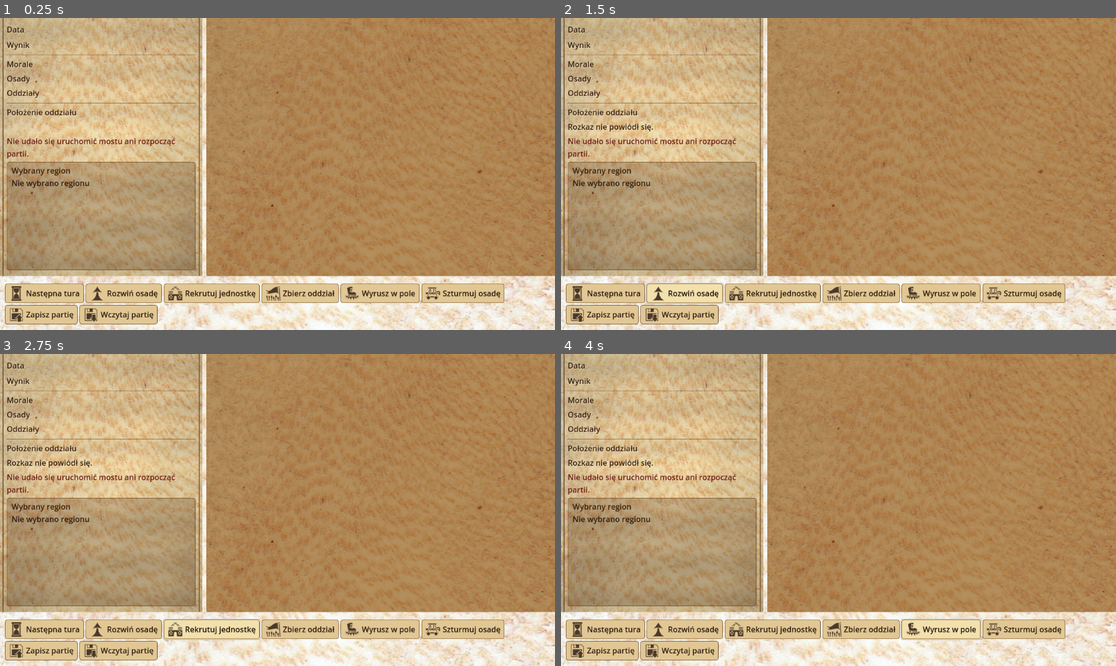
Above: before the commit, frames 1-4 (two rows, left to right).
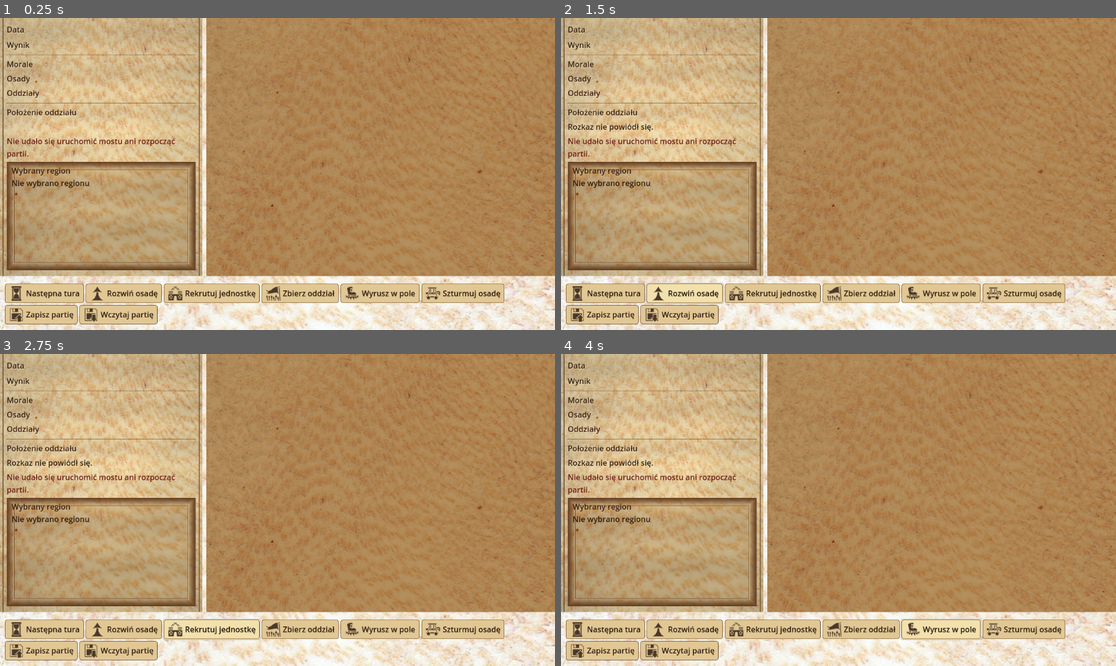
Above: after the commit, the same moments.

Repository: sochiera/total-battle-brothers-for-wesnoth
Game: Godot game, scene res://scenes/main.tscn
Two runs of this game, one before a commit and one after it. Both use one fixed random seed, a clock stepped at 60 frames per second and the inputs below.
Inputs:
- Up to frame 1 (0.25 s): no input
- Up to frame 2 (1.5 s): click "Następna tura" at 0.5 s; click "Rozwiń osadę" at 1.25 s
- Up to frame 3 (2.75 s): click "Rekrutuj jednostkę" at 2 s
- Up to frame 4 (4 s): click "Zbierz oddział" at 2.75 s; click "Wyrusz w pole" at 3.5 s

The runs differ from the first frame. In frame 1, 3.1% of the frame differs, in the area x 1-36%, y 46-81%; in frame 2, 3.1%; in frame 3, 3.1%; in frame 4, 3.1%.

Commit message:
feat: G102.1c [GRAFIKA] — panel wybranego regionu ma teksturowaną ramę

Diff:
--- a/game/scenes/main.tscn
+++ b/game/scenes/main.tscn
@@ -17,22 +17,6 @@
 [ext_resource type="Texture2D" path="res://assets/icon_save.png" id="11_save_icon"]
 [ext_resource type="Texture2D" path="res://assets/icon_load.png" id="12_load_icon"]
 
-[sub_resource type="StyleBoxFlat" id="StyleBoxFlat_selected_region"]
-bg_color = Color(0.28, 0.18, 0.1, 0.28)
-border_width_left = 1
-border_width_top = 1
-border_width_right = 1
-border_width_bottom = 1
-border_color = Color(0.42, 0.28, 0.14, 0.75)
-corner_radius_top_left = 4
-corner_radius_top_right = 4
-corner_radius_bottom_right = 4
-corner_radius_bottom_left = 4
-content_margin_left = 10.0
-content_margin_top = 6.0
-content_margin_right = 10.0
-content_margin_bottom = 6.0
-
 [node name="Main" type="Control"]
 layout_mode = 3
 anchors_preset = 15
@@ -308,7 +292,6 @@
 custom_minimum_size = Vector2(0, 124)
 layout_mode = 2
 size_flags_vertical = 3
-theme_override_styles/panel = SubResource("StyleBoxFlat_selected_region")
 
 [node name="SelectedRegionContent" type="VBoxContainer" parent="MainLayout/ContentRow/StatusControls/StatusCardContent/SelectedRegionPanel"]
 layout_mode = 2
--- a/game/scripts/main.gd
+++ b/game/scripts/main.gd
@@ -19,6 +19,10 @@
 # Reuses strategic_map_background.png until a dedicated window sheet exists.
 const WINDOW_BACKGROUND_NODE := "StrategicWindowBackground"
 const WINDOW_BACKGROUND_RES := "res://assets/strategic_map_background.png"
+# G102.1c: textured frame for the selection readout (not StyleBoxFlat).
+const SELECTED_REGION_PANEL_NODE := "SelectedRegionPanel"
+const SELECTED_REGION_PANEL_RES := "res://assets/selected_region_panel.png"
+const SELECTED_REGION_EMPTY_PL := "Nie wybrano regionu"
 # G101.1c: visible ResultLabel value cells (row key is ResultKeyLabel).
 const RESULT_VALUE_BY_CODE := {
 	"ongoing": "gra trwa",
@@ -39,6 +43,7 @@
 
 func _ready() -> void:
 	_ensure_strategic_window_background()
+	_ensure_selected_region_panel_frame()
 	_default_march_label = %MarchButton.text
 	_apply_order_button_state_styles()
 	_sync_order_controls_minimum_size()
@@ -60,6 +65,38 @@
 	bg.mouse_filter = Control.MOUSE_FILTER_IGNORE
 	bg.expand_mode = TextureRect.EXPAND_IGNORE_SIZE
 	bg.stretch_mode = TextureRect.STRETCH_KEEP_ASPECT_COVERED
+
+
+func _ensure_selected_region_panel_frame() -> void:
+	## Install the canonical parchment StyleBoxTexture on SelectedRegionPanel.
+	## Single construction site (not main.tscn): non-tileable crop uses STRETCH
+	## on both axes; margins stay here so scene and runtime cannot drift (G102.1c).
+	var panel := find_child(SELECTED_REGION_PANEL_NODE, true, false) as PanelContainer
+	if panel == null:
+		return
+	var texture: Texture2D = load(SELECTED_REGION_PANEL_RES) as Texture2D
+	if texture == null:
+		return
+	panel.add_theme_stylebox_override(
+		"panel", _make_selected_region_panel_style(texture)
+	)
+
+
+func _make_selected_region_panel_style(texture: Texture2D) -> StyleBoxTexture:
+	var style := StyleBoxTexture.new()
+	style.texture = texture
+	style.content_margin_left = 10.0
+	style.content_margin_top = 6.0
+	style.content_margin_right = 10.0
+	style.content_margin_bottom = 6.0
+	style.texture_margin_left = 18.0
+	style.texture_margin_top = 14.0
+	style.texture_margin_right = 18.0
+	style.texture_margin_bottom = 14.0
+	# Crop is not a seamless 9-slice tile; stretch the border regions instead.
+	style.axis_stretch_horizontal = StyleBoxTexture.AXIS_STRETCH_MODE_STRETCH
+	style.axis_stretch_vertical = StyleBoxTexture.AXIS_STRETCH_MODE_STRETCH
+	return style
 
 
 func _order_action_buttons() -> Array[Button]:
@@ -399,7 +436,6 @@
 	# Hierarchical panel rows inside SelectedRegionPanel; hidden
 	# SelectedRegionDetailsLabel outside the panel mirrors joined text for
 	# older e2e/march probes that still read a single multiline string.
-	const EMPTY_PL := "Nie wybrano regionu"
 	var selected_region: Dictionary = _find_selected_region(regions)
 	var detail_rows: Array[Label] = [
 		%SelectedRegionNameLabel,
@@ -411,10 +447,10 @@
 	var empty_label: Label = %SelectedRegionEmptyLabel
 
 	if selected_region.is_empty():
-		empty_label.text = EMPTY_PL
+		empty_label.text = SELECTED_REGION_EMPTY_PL
 		empty_label.visible = true
 		_set_selected_region_detail_rows(detail_rows, [])
-		details_mirror.text = EMPTY_PL
+		details_mirror.text = SELECTED_REGION_EMPTY_PL
 		return
 
 	var row_texts: Array[String] = _selected_region_detail_row_texts(selected_region)
--- a/game/tests/selected_region_panel_probe.gd
+++ b/game/tests/selected_region_panel_probe.gd
@@ -233,12 +233,20 @@
 	var panel: Node = scene_root.find_child("SelectedRegionPanel", true, false)
 	if panel != null:
 		var joined: String = _join_label_texts(panel)
+		var background_path := ""
+		if panel is PanelContainer:
+			var panel_style: StyleBox = (panel as PanelContainer).get_theme_stylebox("panel")
+			if panel_style is StyleBoxTexture:
+				var panel_texture: Texture2D = (panel_style as StyleBoxTexture).texture
+				if panel_texture != null:
+					background_path = panel_texture.resource_path
 		return {
 			"found": true,
 			"carrier": "SelectedRegionPanel",
 			"text": joined,
 			"label_texts": _label_texts(panel),
 			"visible": panel is CanvasItem and (panel as CanvasItem).is_visible_in_tree(),
+			"background_path": background_path,
 		}
 
 	var titled: Label = _find_label_containing(scene_root, "Wybrany region")
Binary file added: game/assets/selected_region_panel.png
Not shown, added: game/assets/selected_region_panel.png.import
Not shown: 1 places in game/scenes/main.tscn that only renumber resources
Not shown, changed: docs/ARCHITECTURE.md
Not shown, changed: game/assets/CREDITS.md
Not shown, changed: tests/test_godot_selected_region_panel.py
